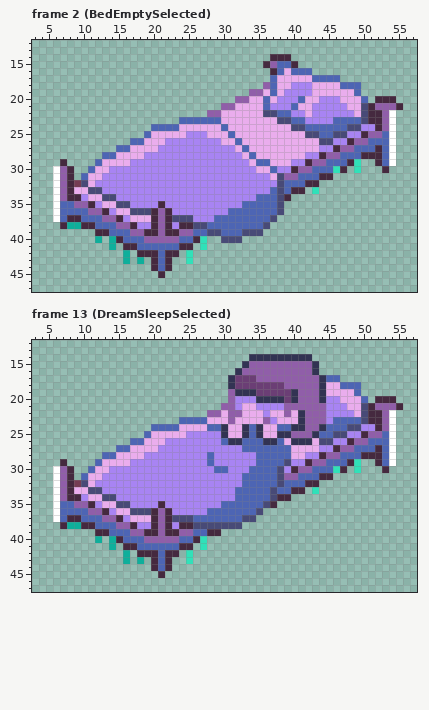
A pixel-art file gets an edit: Assets/Art/Avatar/S_INT_Bed_Dream.aseprite. Above: the version before the commit.
64x64 pixels, 32 frames. Shown: frame 2 (BedEmptySelected): x 3..57, y 12..47; frame 13 (DreamSleepSelected): x 3..57, y 12..47. The commit also changed other frames, which this record leaves out.
Once edited:
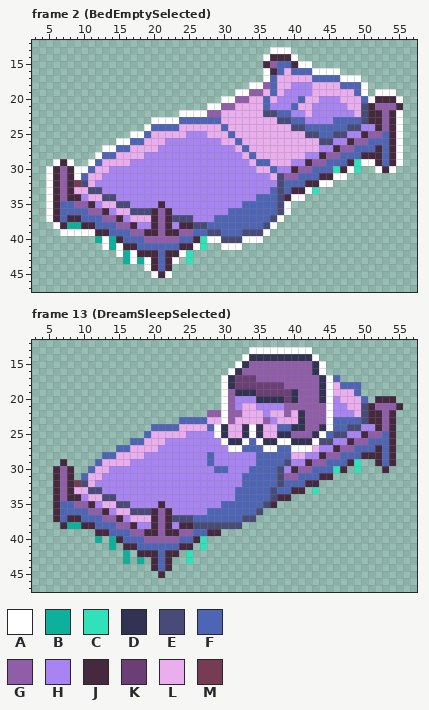
Palette (. is transparent): A #ffffff  B #0eaf9b  C #30e1b9  D #323353  E #484a77  F #4d65b4  G #905ea9  H #a884f3  J #45293f  K #6b3e75  L #eaaded  M #753c54
The author wrote: BedsWithOutlines
Difference:
layer "Flattened" added
layer "Layer 3" added
layer "Bett1" removed
layer "Avatar" removed
layer "Layer 8" removed
layer "Layer 12" removed
Frame 2 (BedEmptySelected), layer "Flattened":
y 13: x 37..39 ... -> AAA
y 14: x 36 . -> A; x 40 . -> A
y 15: x 41..42 .. -> AA
y 16: x 36 . -> A; x 43..46 .... -> AAAA
y 17: x 36 . -> A; x 47..49 ... -> AAA
y 18: x 34..35 .. -> AA; x 50 . -> A
y 19: x 32..33 .. -> AA; x 50 . -> A; x 52..54 ... -> AAA
y 20: x 30..31 .. -> AA; x 51 . -> A; x 55 . -> A
y 21: x 28..29 .. -> AA
y 22: x 24..27 .... -> AAAA; x 54..55 A. -> JA
y 23: x 20..23 .... -> AAAA; x 54..55 A. -> JA
y 24: x 19 . -> A; x 54..55 A. -> JA
y 25: x 17..18 .. -> AA; x 54..55 A. -> JA
y 26: x 15..16 .. -> AA; x 54..55 A. -> JA
y 27: x 13..14 .. -> AA; x 54..55 A. -> JA
y 28: x 12 . -> A; x 54..55 A. -> JA
y 29: x 6 . -> A; x 8 . -> A; x 11 . -> A; x 50..51 .. -> AA; x 54..55 A. -> JA
y 30: x 5..6 .A -> AJ; x 9..10 .. -> AA; x 48 . -> A; x 52 . -> A; x 54 . -> A
y 31: x 5..6 .A -> AJ; x 9 . -> A; x 46..47 .. -> AA
y 32: x 5..6 .A -> AJ; x 44..45 .. -> AA
y 33: x 5..6 .A -> AJ; x 42 . -> A
y 34: x 5..6 .A -> AJ; x 40..41 .. -> AA
y 35..36: x 5..6 .A -> AJ; x 39 . -> A
y 37: x 5..6 .A -> AJ; x 38 . -> A
y 38: x 6 . -> A; x 37 . -> A
y 39: x 7..11 ..... -> AAAAA; x 36 . -> A
y 40: x 13 . -> A; x 28..29 .. -> AA; x 33..35 ... -> AAA
y 41: x 13 . -> A; x 15 . -> A; x 26 . -> A; x 30..32 ... -> AAA
y 42: x 15 . -> A; x 17 . -> A; x 24 . -> A
y 43: x 17 . -> A; x 19 . -> A; x 23 . -> A
y 44: x 19 . -> A
y 45: x 20 . -> A; x 22 . -> A
Frame 13 (DreamSleepSelected), layers "Layer 3", "Flattened":
y 13: x 34..42 ......... -> AAAAAAAAA
y 14: x 33 . -> A; x 43 . -> A
y 15: x 32 . -> A; x 44 . -> A
y 16: x 31 . -> A; x 44 . -> A
y 17: x 30 . -> A; x 45 F -> A
y 18..19: x 30 . -> A; x 45 L -> A
y 20: x 30 . -> A; x 45 H -> A
y 21: x 30 G -> A; x 45 H -> A
y 22..23: x 30 L -> A; x 45 H -> A; x 54 A -> J
y 24: x 29 F -> A; x 34 F -> A; x 45 F -> A; x 54 A -> J
y 25: x 29 H -> A; x 34 F -> A; x 44 F -> A; x 54 A -> J
y 26: x 30 F -> A; x 33 F -> A; x 35 F -> A; x 38..39 FL -> AA; x 43 L -> A; x 54 A -> J
y 27: x 31..32 HH -> AA; x 36..37 FF -> AA; x 40..42 LLL -> AAA; x 54 A -> J
y 28..29: x 54 A -> J
y 30..37: x 6 A -> J
Changed places in both pictures, as pixel boxes (x1, y1, x2, y2):
changed: (46, 47, 403, 278)
changed: (214, 347, 333, 452)
changed: (389, 410, 396, 466)
changed: (53, 466, 60, 522)
